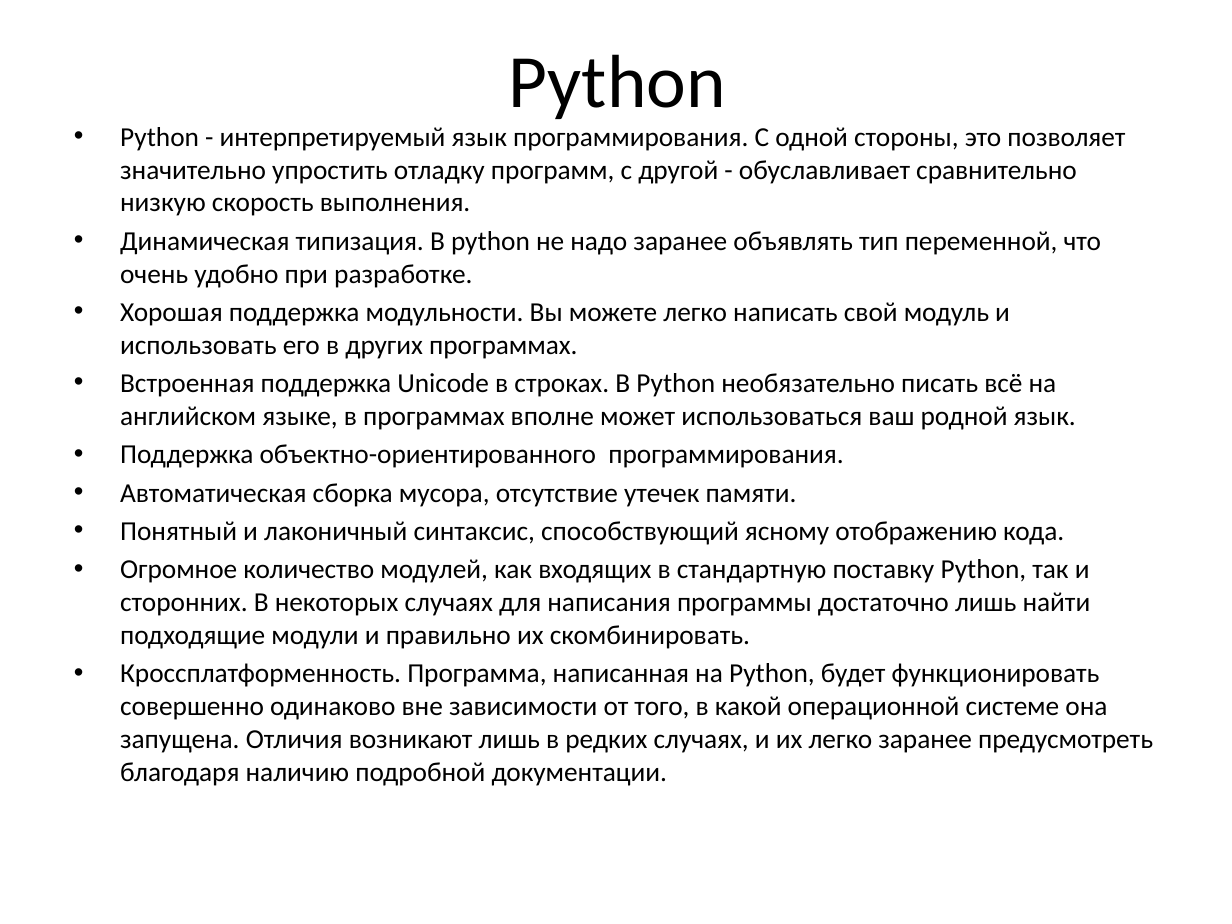
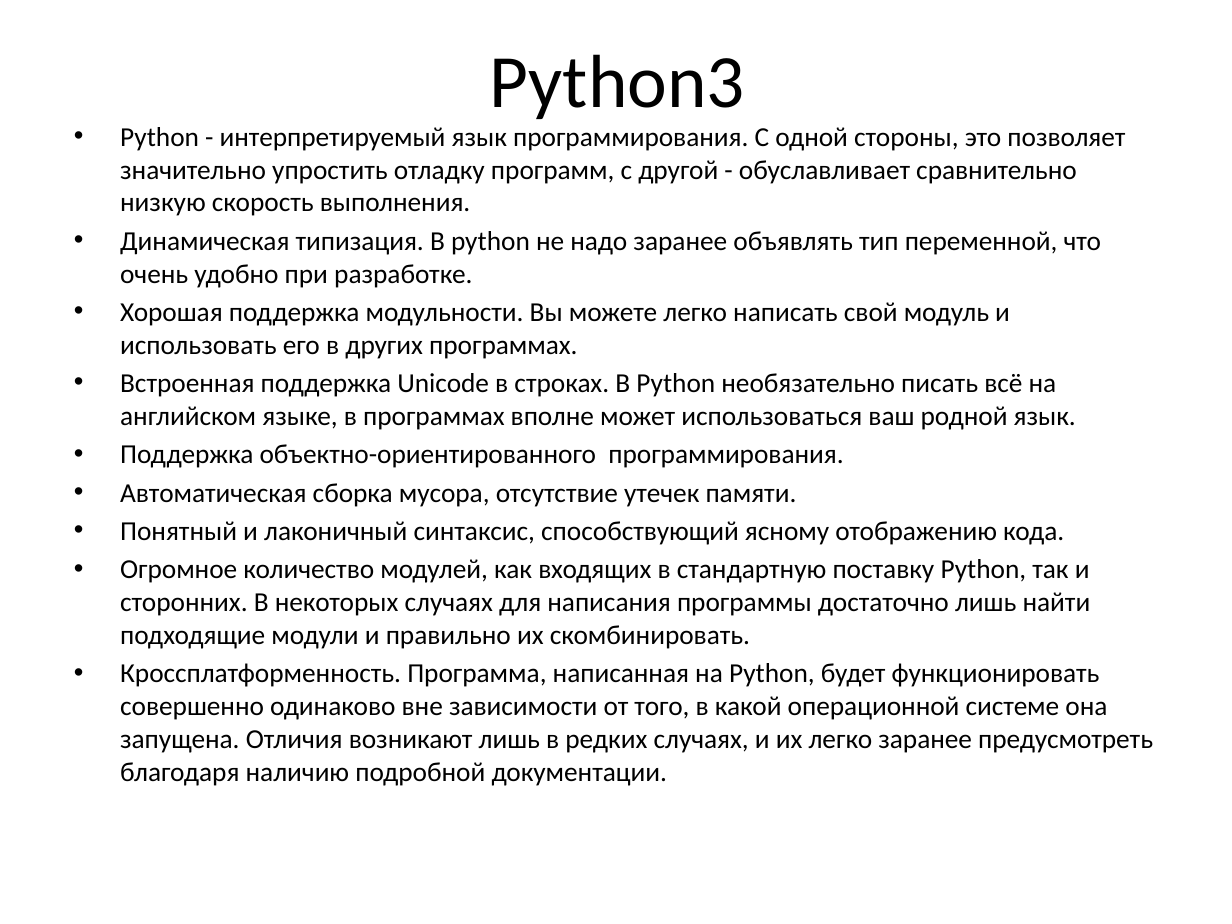
Before and after one commit to alashkov83/md_utils, a slide deck: slide 3 of readme.pptx. Drawn at 1232x924 pixels with LibreOffice and Linux fonts; fonts in the diff are those of the drawing; background and template pictures are left out. Boxes give left, top, right and bottom in pixels: in the first picture for what was removed or moved away, otherwise in the second. Text is boxed around its words. In the diff, an @@ line names an element or a change of style, - is before the commit and + after.

```diff
--- a/readme.pptx
+++ b/readme.pptx
@@ title at box(489, 54, 745, 119): text changed @@
-Python
+Python3
```
Also in this commit, not shown: 1 other slide changed, 5 other files.
